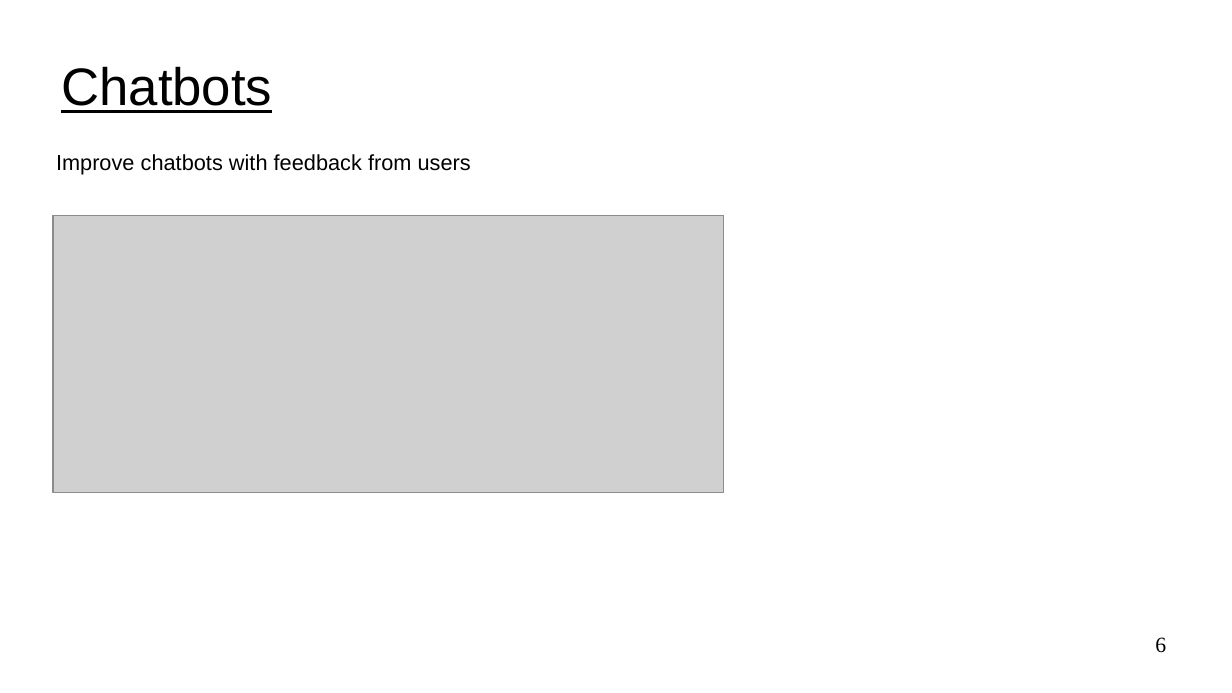
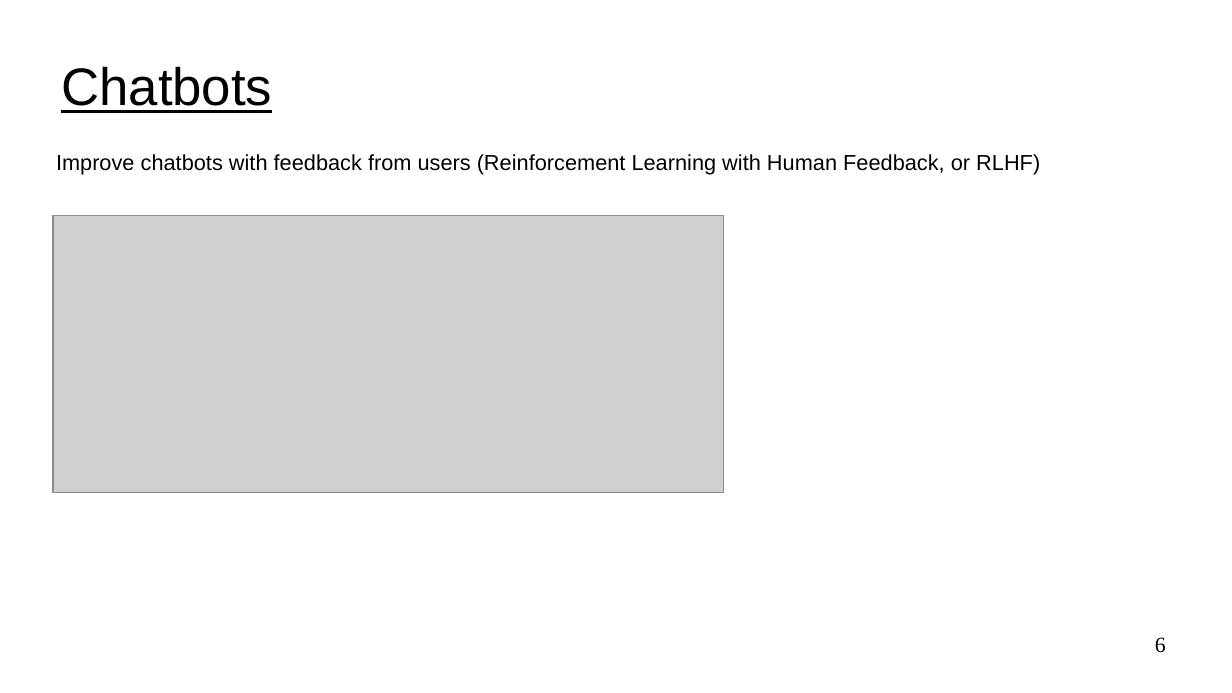
Before and after one commit to jackburke12/applied_reinforcement_learning, a slide deck: slide 6 of 01_rl_fundamentals/rl_application_examples.ppt. Drawn at 1232x693 pixels with LibreOffice and Linux fonts; fonts in the diff are those of the drawing; grey boxes stand for pictures. Boxes give left, top, right and bottom in pixels: in the first picture for what was removed or moved away, otherwise in the second. Text is boxed around its words. In the diff, an @@ line names an element or a change of style, - is before the commit and + after.

```diff
--- a/01_rl_fundamentals/rl_application_examples.ppt
+++ b/01_rl_fundamentals/rl_application_examples.ppt
@@ text at [56,154,1040,175]: text changed @@
-Improve chatbots with feedback from users
+Improve chatbots with feedback from users (Reinforcement Learning with Human Feedback, or RLHF)
```
Also in this commit, not shown: 3 other slides changed, 1 other file.
